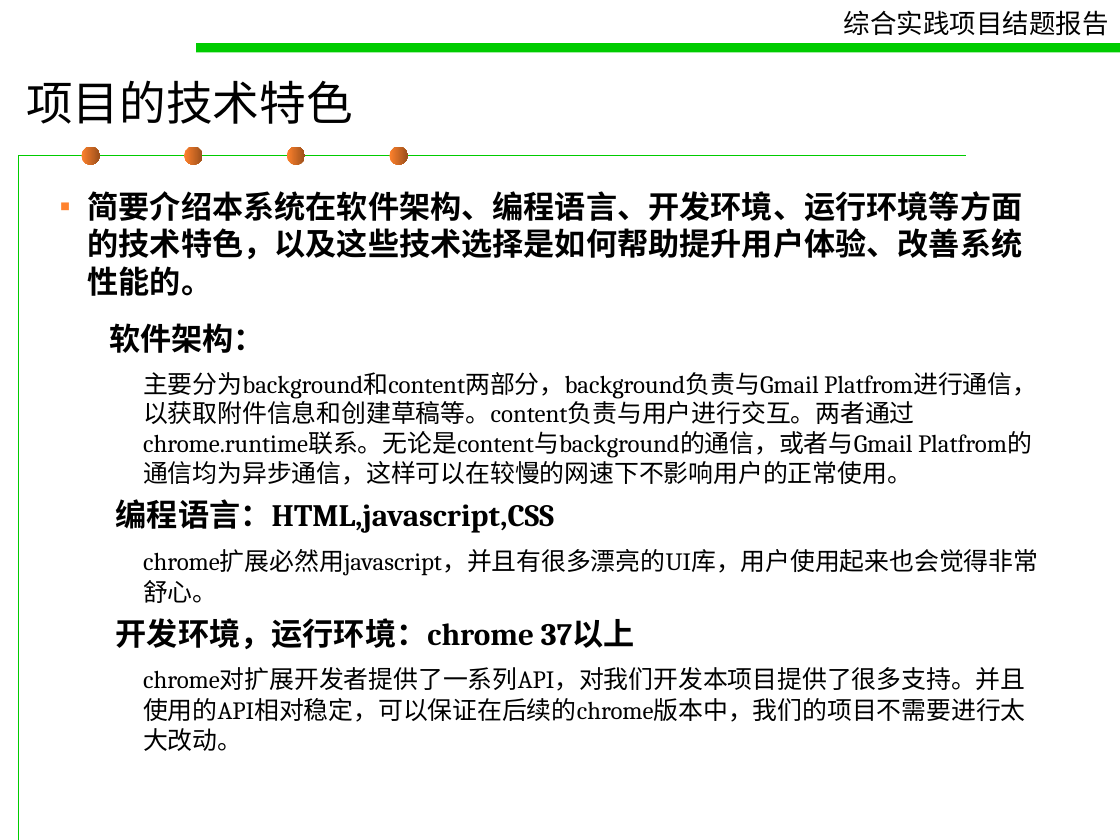
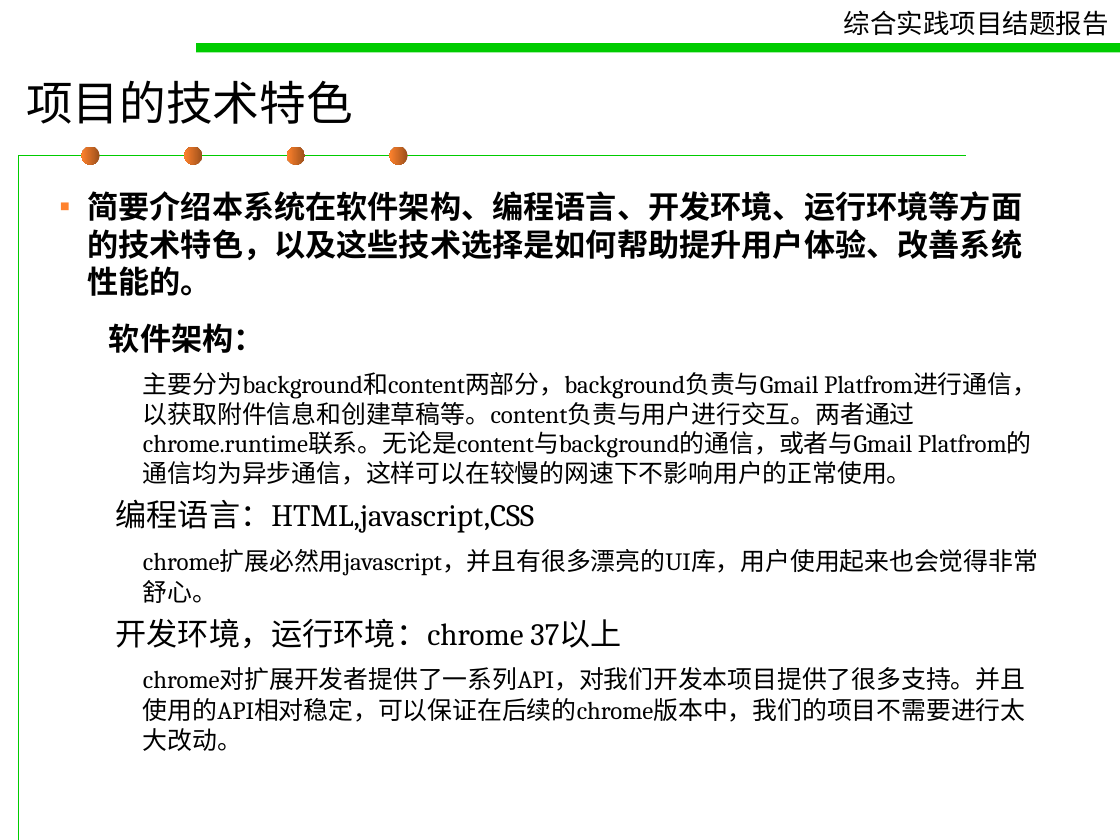
Before and after one commit to pokerG/Gmail-attachment-extension, a slide deck: slide 13 of doc/concludingreport.ppt. Drawn at 1120x840 pixels with LibreOffice and Linux fonts; fonts in the diff are those of the drawing. Boxes give left, top, right and bottom in pixels: in the first picture for what was removed or moved away, otherwise in the second. Text is boxed around its words. In the diff, an @@ line names an element or a change of style, - is before the commit and + after.

```diff
--- a/doc/concludingreport.ppt
+++ b/doc/concludingreport.ppt
@@ fill gradient #FF822D to #9B4F1B to gradient #9B4F1B to #FF822D in 4 elements at (x1=82, y1=147, x2=100, y2=165), (x1=184, y1=147, x2=202, y2=165), (x1=287, y1=147, x2=305, y2=165), (x1=390, y1=147, x2=408, y2=165) @@
@@ text at (x1=116, y1=499, x2=621, y2=648): bold off in "编程语言：HTML,javascript,CSS", "开发环境，运行环境：chrome 37以上" @@
```
Also in this commit, not shown: 25 other slides changed.
